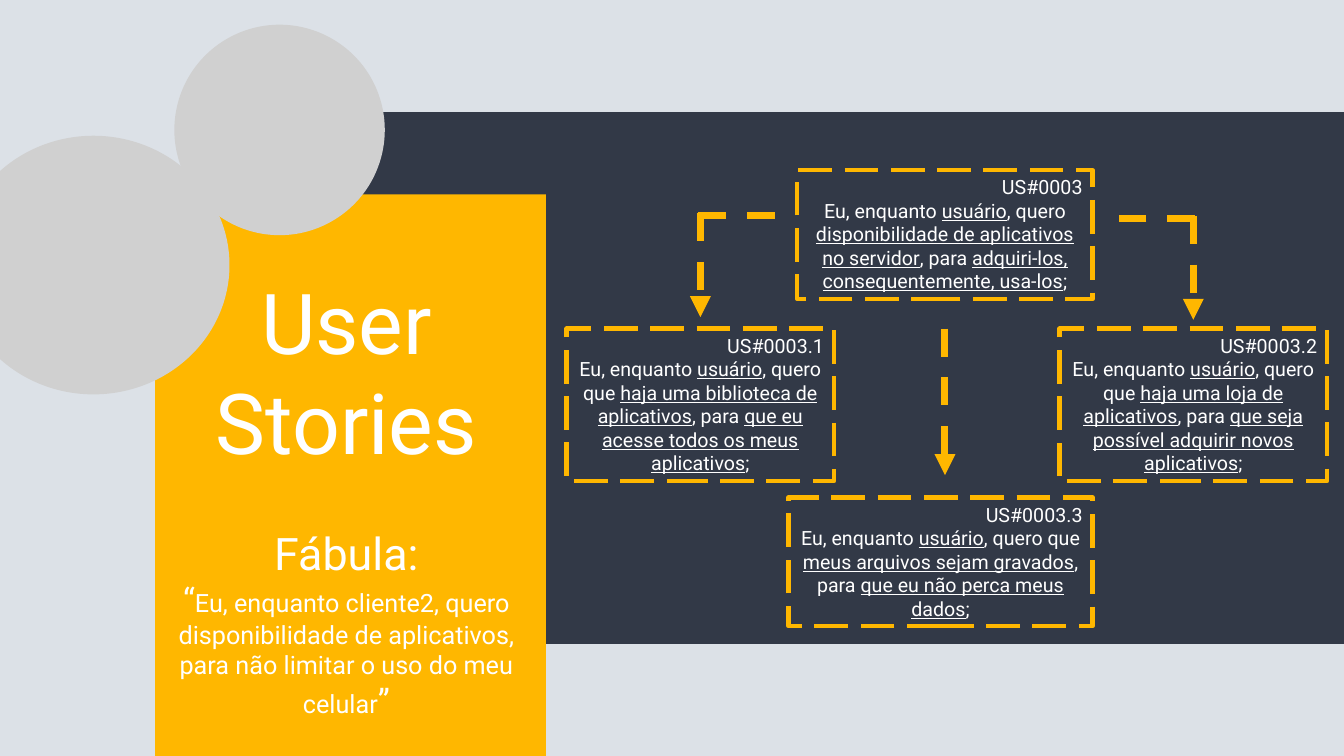
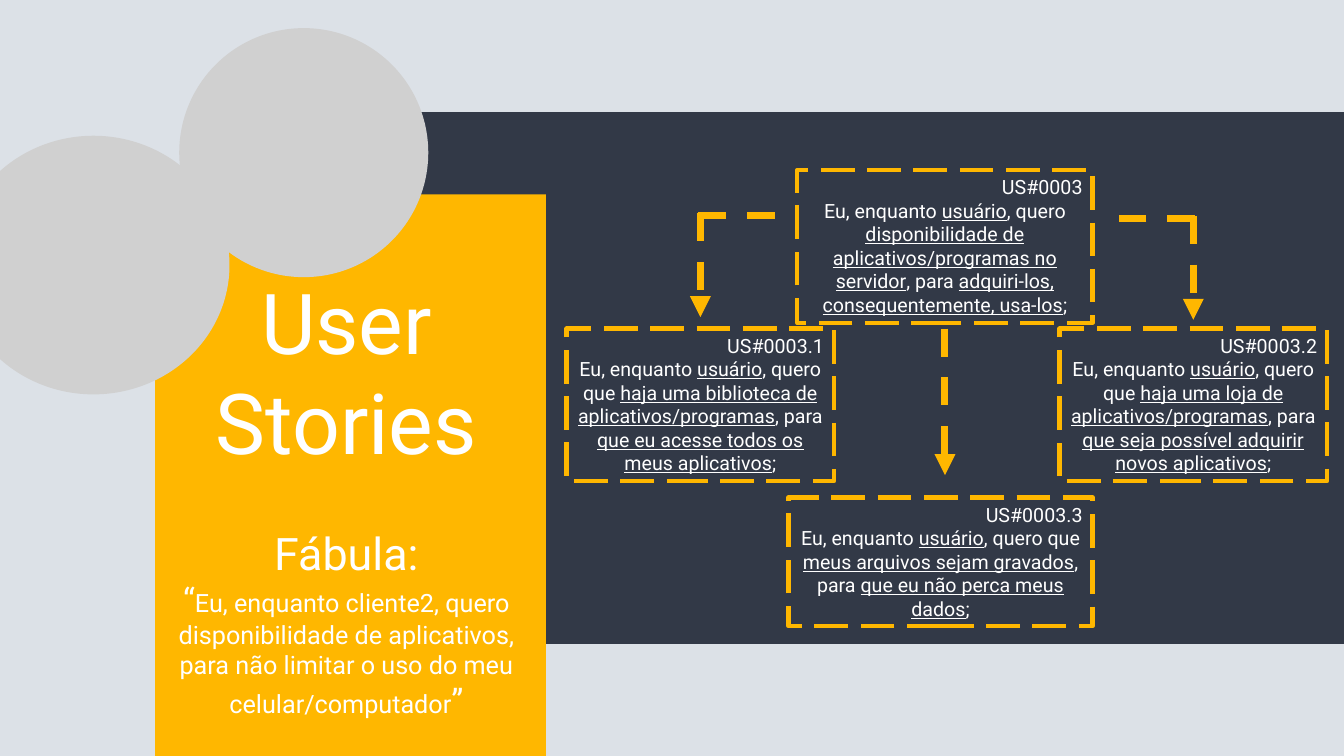
Before and after one commit to henrique-zigon/primeiro-repositorio, a slide deck: slide 5 of Analise_de_Sistemas/trabalho individual.pptx. Drawn at 1344x756 pixels with LibreOffice and Linux fonts; fonts in the diff are those of the drawing; grey boxes stand for pictures. Boxes give left, top, right and bottom in pixels: in the first picture for what was removed or moved away, otherwise in the second. Text is boxed around its words. In the diff, an @@ line names an element or a change of style, - is before the commit and + after.

```diff
--- a/Analise_de_Sistemas/trabalho individual.pptx
+++ b/Analise_de_Sistemas/trabalho individual.pptx
@@ picture: place and size @@
-picture at <box>174,25,385,236</box>
+picture at <box>179,28,429,277</box>
@@ rectangle "US#0003": place and size @@
-rectangle "US#0003" at <box>798,170,1093,299</box>
+rectangle "US#0003" at <box>798,170,1093,323</box>
@@ text in rectangle at <box>823,203,1068,316</box>: text changed @@
-Eu, enquanto usuário, quero disponibilidade de aplicativos no servidor, para adquiri-los, consequentemente, usa-los;
+Eu, enquanto usuário, quero disponibilidade de aplicativos/programas no servidor, para adquiri-los, consequentemente, usa-los;
@@ text in rectangle at <box>578,361,823,474</box>: text changed @@
-Eu, enquanto usuário, quero que haja uma biblioteca de aplicativos, para que eu acesse todos os meus aplicativos;
+Eu, enquanto usuário, quero que haja uma biblioteca de aplicativos/programas, para que eu acesse todos os meus aplicativos;
@@ text in rectangle at <box>1071,361,1316,474</box>: text changed @@
-Eu, enquanto usuário, quero que haja uma loja de aplicativos, para que seja possível adquirir novos aplicativos;
+Eu, enquanto usuário, quero que haja uma loja de aplicativos/programas, para que seja possível adquirir novos aplicativos;
@@ text at <box>179,593,514,718</box>: text changed @@
-“Eu, enquanto cliente2, quero disponibilidade de aplicativos, para não limitar o uso do meu celular”
+“Eu, enquanto cliente2, quero disponibilidade de aplicativos, para não limitar o uso do meu celular/computador”
```
Also in this commit, not shown: 9 other slides changed, 20 slides added, 6 other files.
